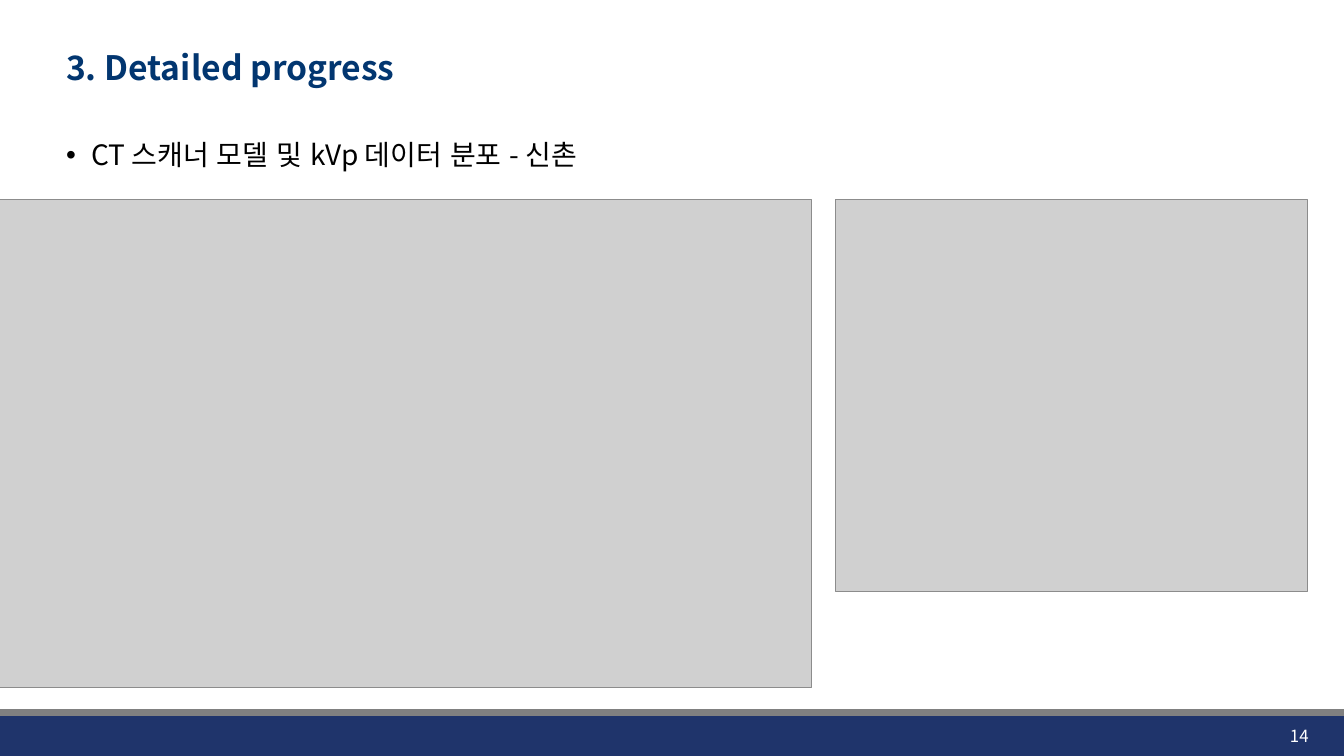
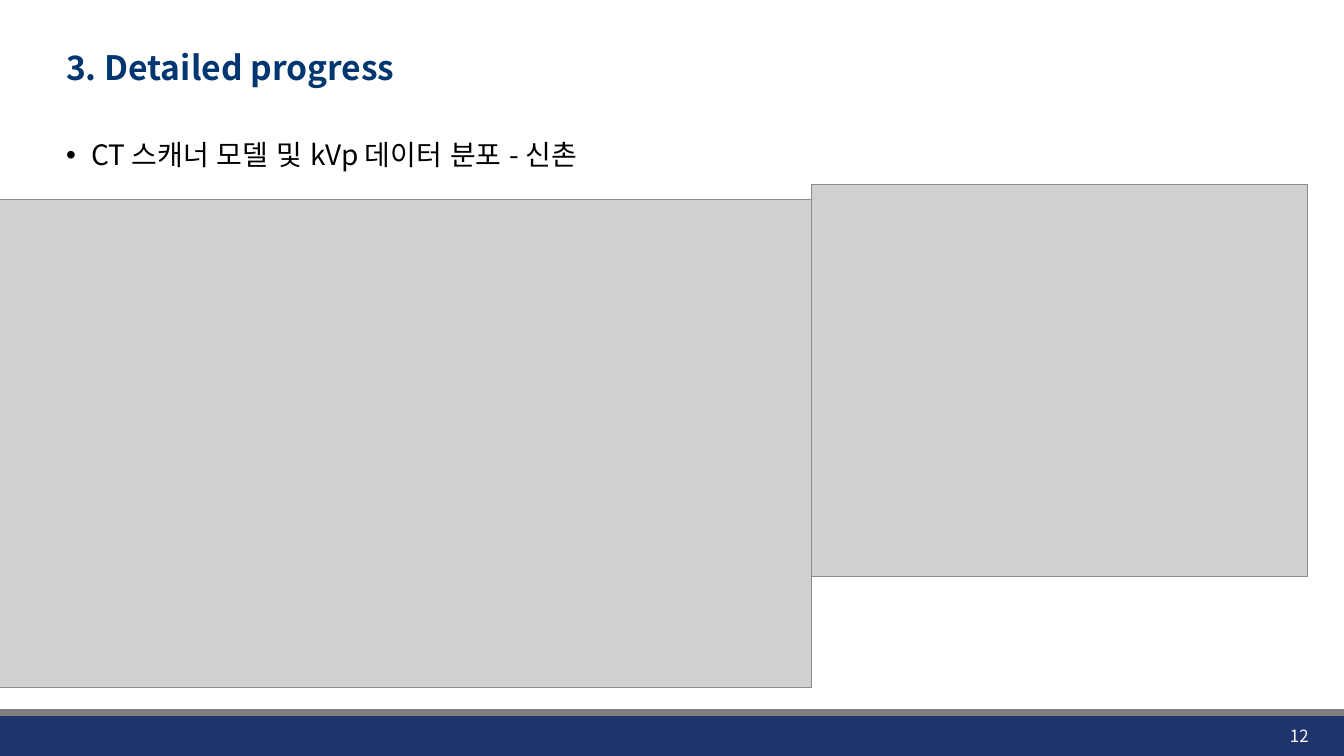
Before and after one commit to JHWannabe/2026-1_Study, a slide deck: slide 12 of 연구자료/260430_Linear_Logistic_Regression.pptx (slide 14 before the commit). Drawn at 1344x756 pixels with LibreOffice and Linux fonts; fonts in the diff are those of the drawing; grey boxes stand for pictures; background and template pictures are left out. Boxes give left, top, right and bottom in pixels: in the first picture for what was removed or moved away, otherwise in the second. Text is boxed around its words. In the diff, an @@ line names an element or a change of style, - is before the commit and + after.

```diff
--- a/연구자료/260430_Linear_Logistic_Regression.pptx
+++ b/연구자료/260430_Linear_Logistic_Regression.pptx
@@ picture: place and size @@
-picture at box(836, 200, 1308, 592)
+picture at box(812, 185, 1308, 577)
@@ page number at box(1290, 729, 1309, 742): text changed @@
-14
+12
```
Also in this commit, not shown: 7 other slides changed, 9 slides removed, 4 other files.
